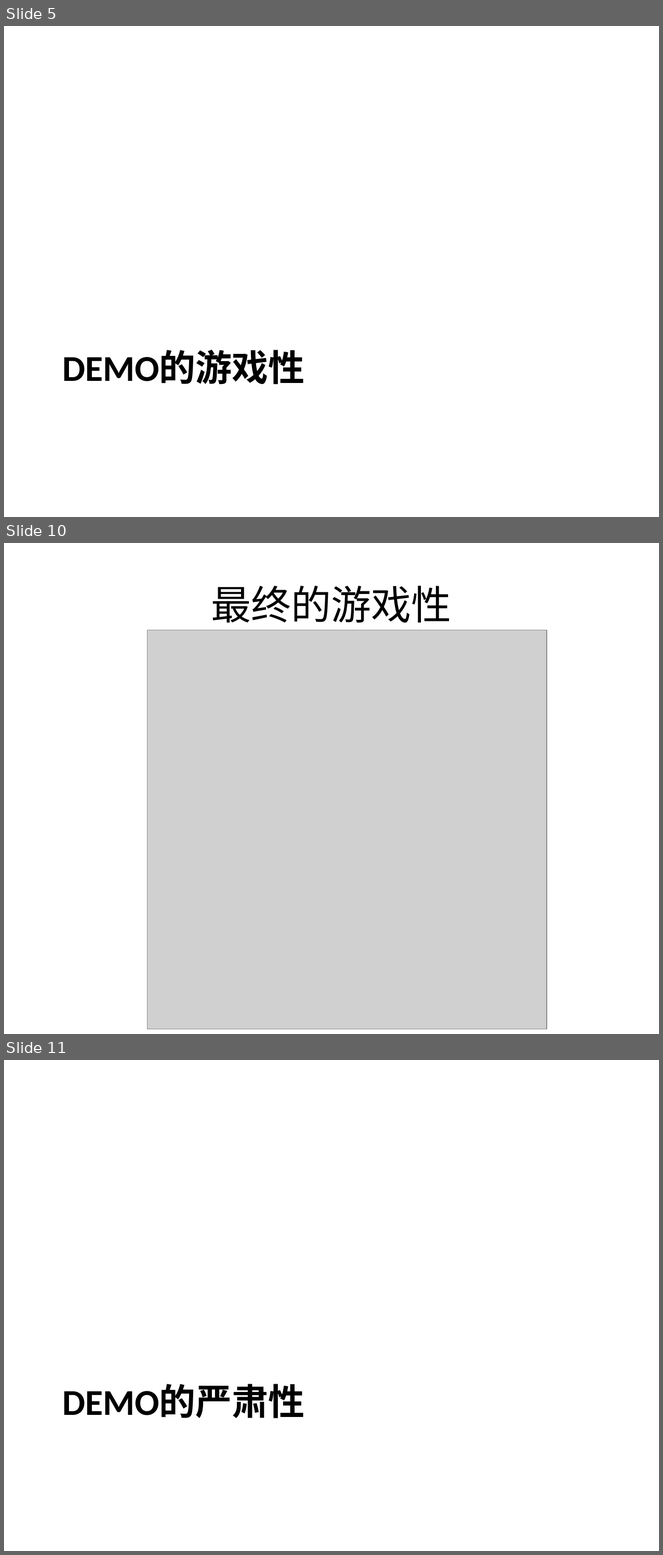
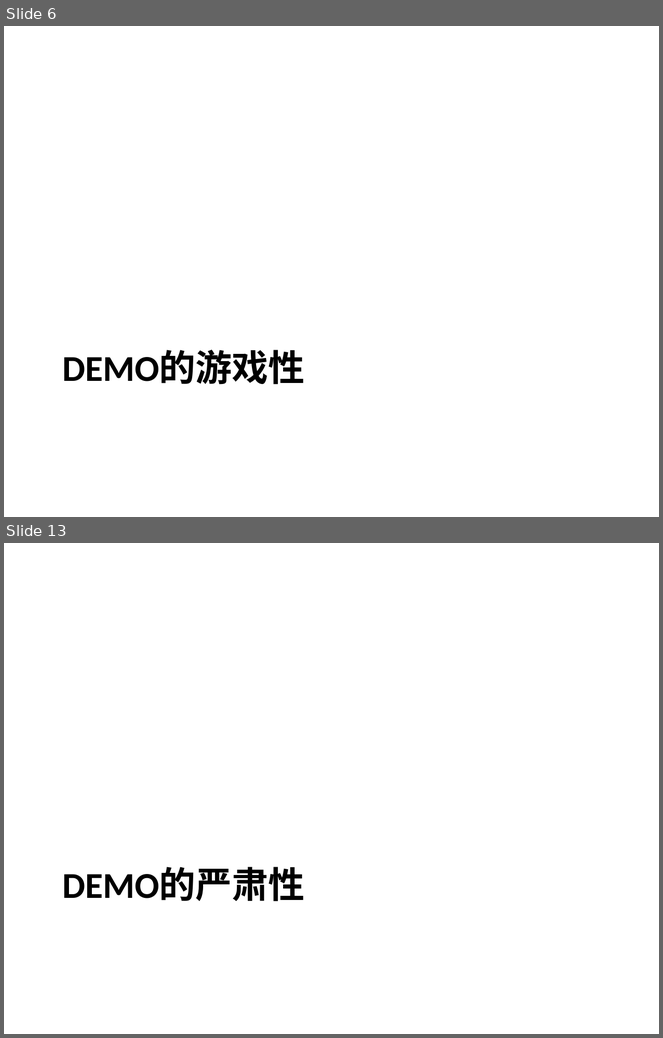
Before and after one commit to sativa/graduate2011, a slide deck: 策划/策划.ppt. Shown one above the other, each under a label of ours: slides 5, 10 and 11 before the commit, slides 6 and 13 after it; the slides between them are not shown. The pictures are 663x1555 and 663x1038 pixels, drawn with LibreOffice and Linux fonts; fonts in the diff are those of the drawing; grey boxes stand for pictures. Boxes give left, top, right and bottom in pixels: in the first picture for what was removed or moved away, otherwise in the second. Text is boxed around its words. In the diff, an @@ line names an element or a change of style, - is before the commit and + after.

```diff
--- a/策划/策划.ppt
+++ b/策划/策划.ppt
@@ slide 10 removed at (4, 543, 659, 1034), background #FFFFFF @@
@@ title removed at (211, 586, 452, 623) @@
-最终的游戏性
@@ picture removed at (148, 630, 547, 1030) @@
@@ what was slide 5 is now slide 6 @@
@@ what was slide 11 is now slide 13 @@
```
Also in this commit, not shown: 7 slides changed, 7 slides added, 1 other slide removed, 2 other files.
